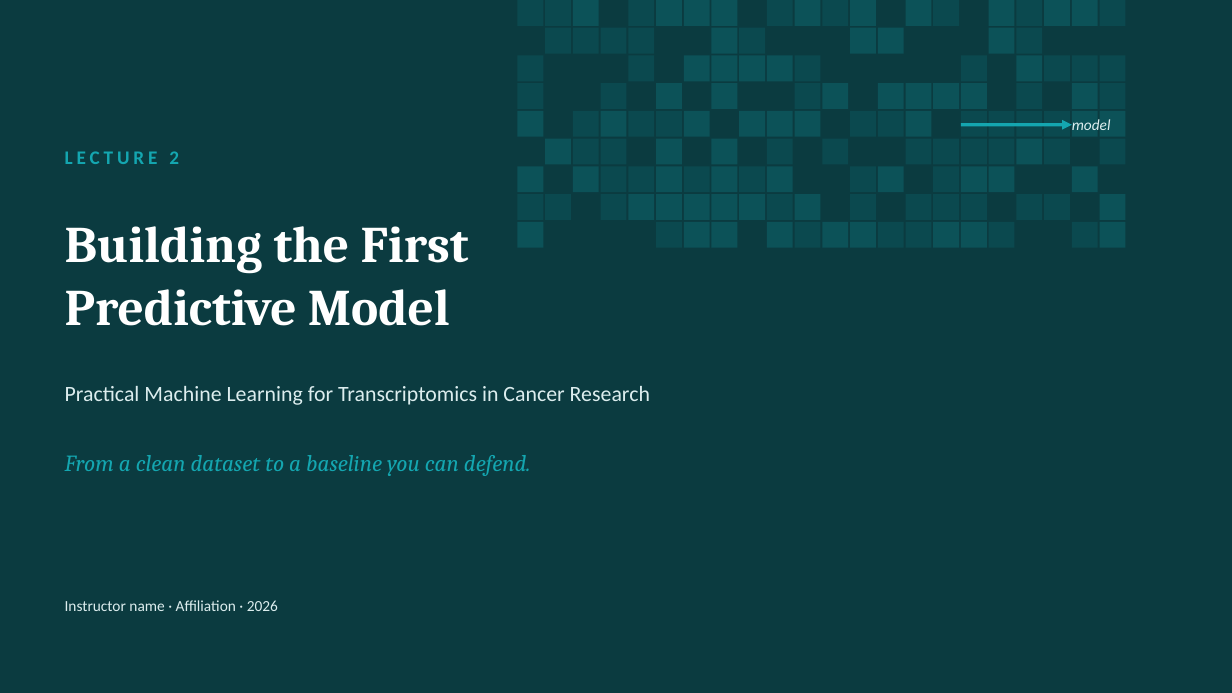
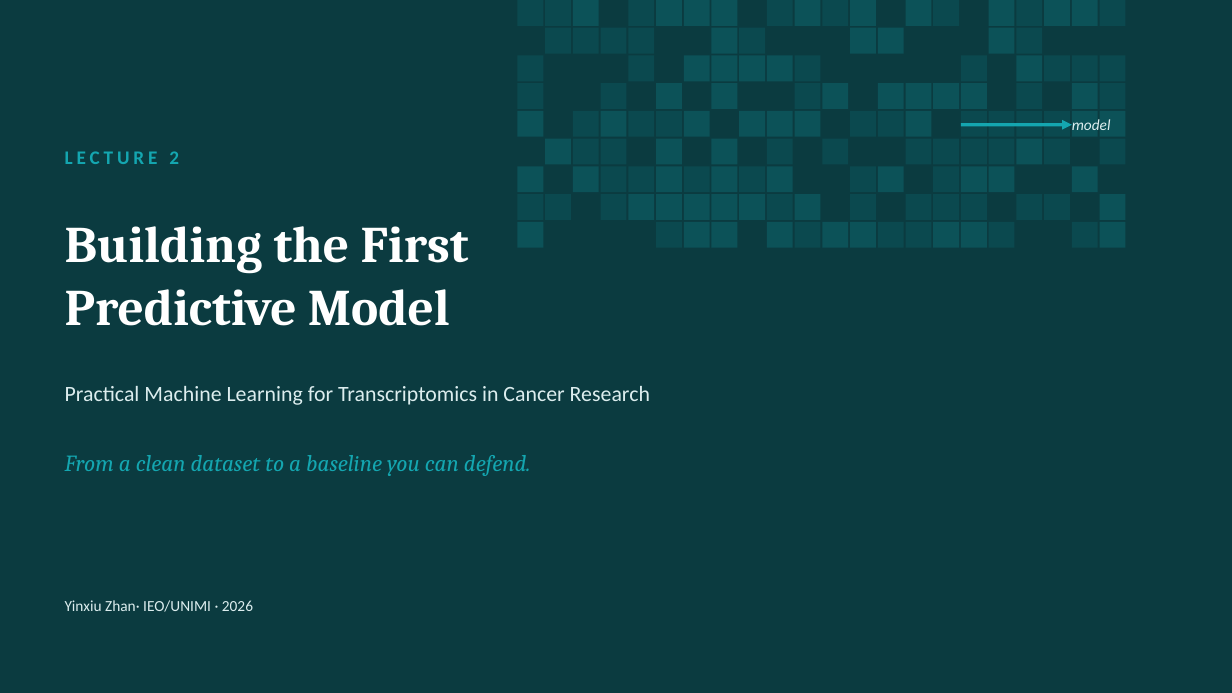
Before and after one commit to zhanyinx/ml26, a slide deck: slide 1 of lessons/lesson02_baseline_model/theory/slides/Lecture2 - Building the First Predictive Model.pptx. Drawn at 1232x693 pixels with LibreOffice and Linux fonts; fonts in the diff are those of the drawing. Boxes give left, top, right and bottom in pixels: in the first picture for what was removed or moved away, otherwise in the second. Text is boxed around its words. In the diff, an @@ line names an element or a change of style, - is before the commit and + after.

```diff
--- a/lessons/lesson02_baseline_model/theory/slides/Lecture2 - Building the First Predictive Model.pptx
+++ b/lessons/lesson02_baseline_model/theory/slides/Lecture2 - Building the First Predictive Model.pptx
@@ text at [65, 600, 253, 612]: text changed @@
-Instructor name · Affiliation · 2026
+Yinxiu Zhan· IEO/UNIMI · 2026
```
Also in this commit, not shown: 9 other slides changed.
